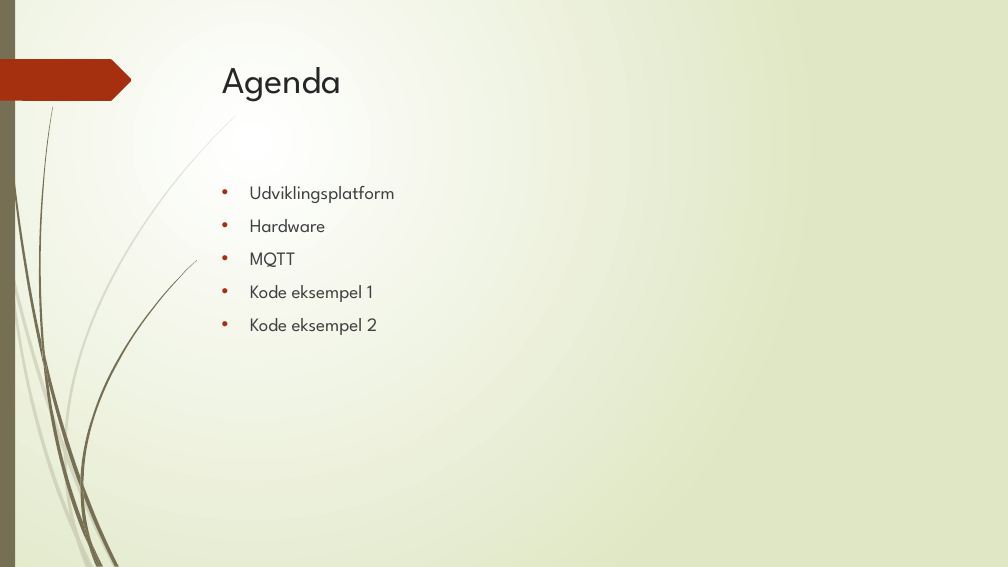
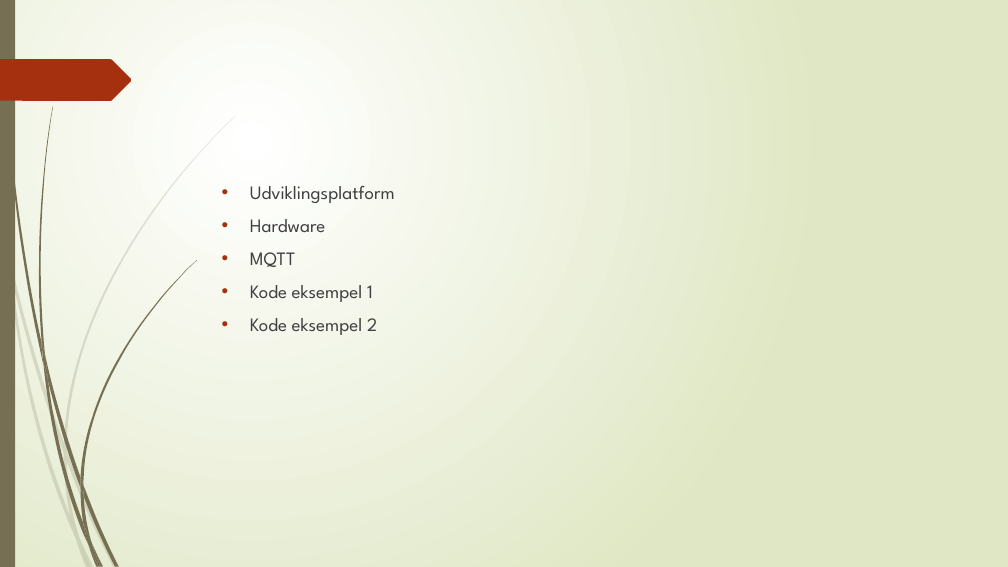
Before and after one commit to IDASeminar/HomeAutomation, a slide deck: slide 2 of DIY Integration.pptx. Drawn at 1008x567 pixels with LibreOffice and Linux fonts; fonts in the diff are those of the drawing; background and template pictures are left out. Boxes give left, top, right and bottom in pixels: in the first picture for what was removed or moved away, otherwise in the second. Text is boxed around its words. In the diff, an @@ line names an element or a change of style, - is before the commit and + after.

```diff
--- a/DIY Integration.pptx
+++ b/DIY Integration.pptx
@@ title removed at [222, 67, 341, 102] @@
-Agenda
```
Also in this commit, not shown: 1 other slide changed.
